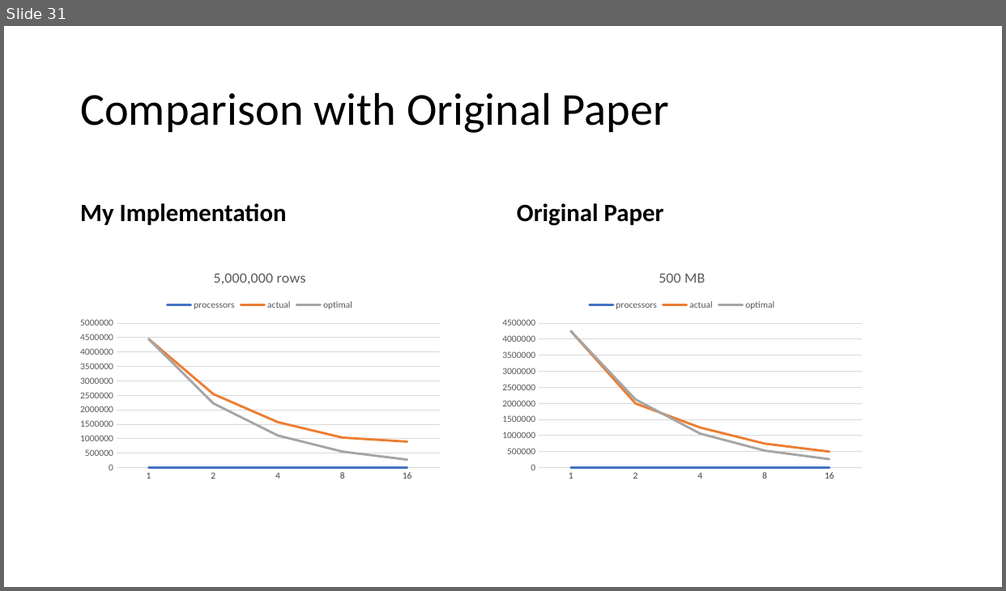
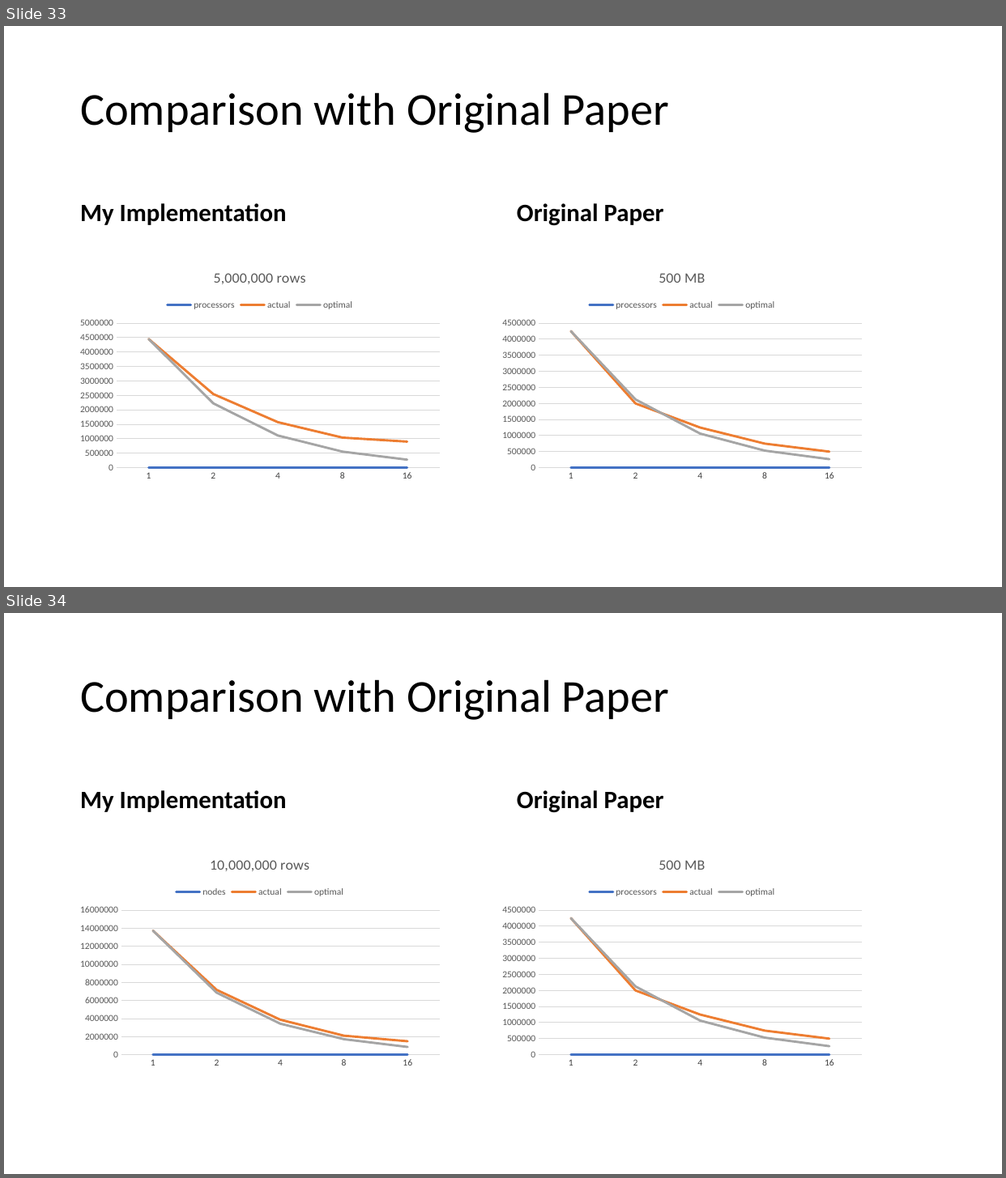
Before and after one commit to micophilip/comp5704, a slide deck: assets/project/Presentation.pptx. Shown one above the other, each under a label of ours: slide 31 before the commit, slides 33 and 34 after it. The pictures are 1006x591 and 1006x1178 pixels, drawn with LibreOffice and Linux fonts; fonts in the diff are those of the drawing. Boxes give left, top, right and bottom in pixels: in the first picture for what was removed or moved away, otherwise in the second. Text is boxed around its words. In the diff, an @@ line names an element or a change of style, - is before the commit and + after.

```diff
--- a/assets/project/Presentation.pptx
+++ b/assets/project/Presentation.pptx
@@ slide 34 added at box(4, 613, 1002, 1174), background #FFFFFF @@
@@ title added at box(80, 679, 669, 720), 44 pt, text #000000 @@
+Comparison with Original Paper
@@ text added at box(80, 790, 287, 812), 24 pt, text #000000, bold @@
+My Implementation
@@ text added at box(517, 790, 664, 813), 24 pt, text #000000, bold @@
+Original Paper
@@ line chart added at box(73, 845, 447, 1069) @@
+title "10,000,000 rows "
+categories: 1, 2, 3, 4, 5
+nodes: 1, 2, 4, 8, 16
+actual: 13700000, 7200000, 3900000, 2100000, 1500000
+optimal: 13700000, 6900000, 3400000, 1700000, 900000
@@ line chart added at box(495, 845, 869, 1069) @@
+title "500 MB "
+categories: 1, 2, 3, 4, 5
+processors: 1, 2, 4, 8, 16
+actual: 4200000, 2000000, 1200000, 800000, 500000
+optimal: 4200000, 2100000, 1100000, 500000, 300000
@@ what was slide 31 is now slide 33 @@
```
Also in this commit, not shown: 1 slide changed, 2 other slides added, 1 other file.
